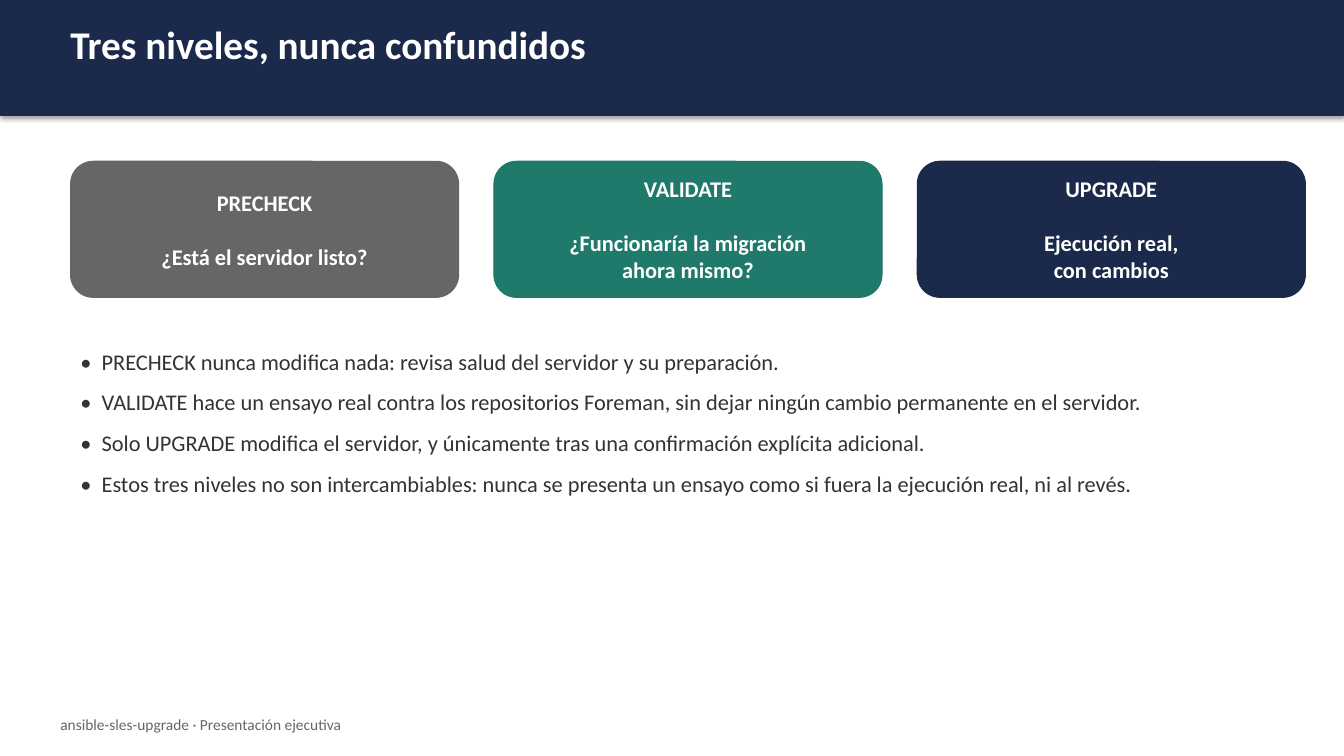
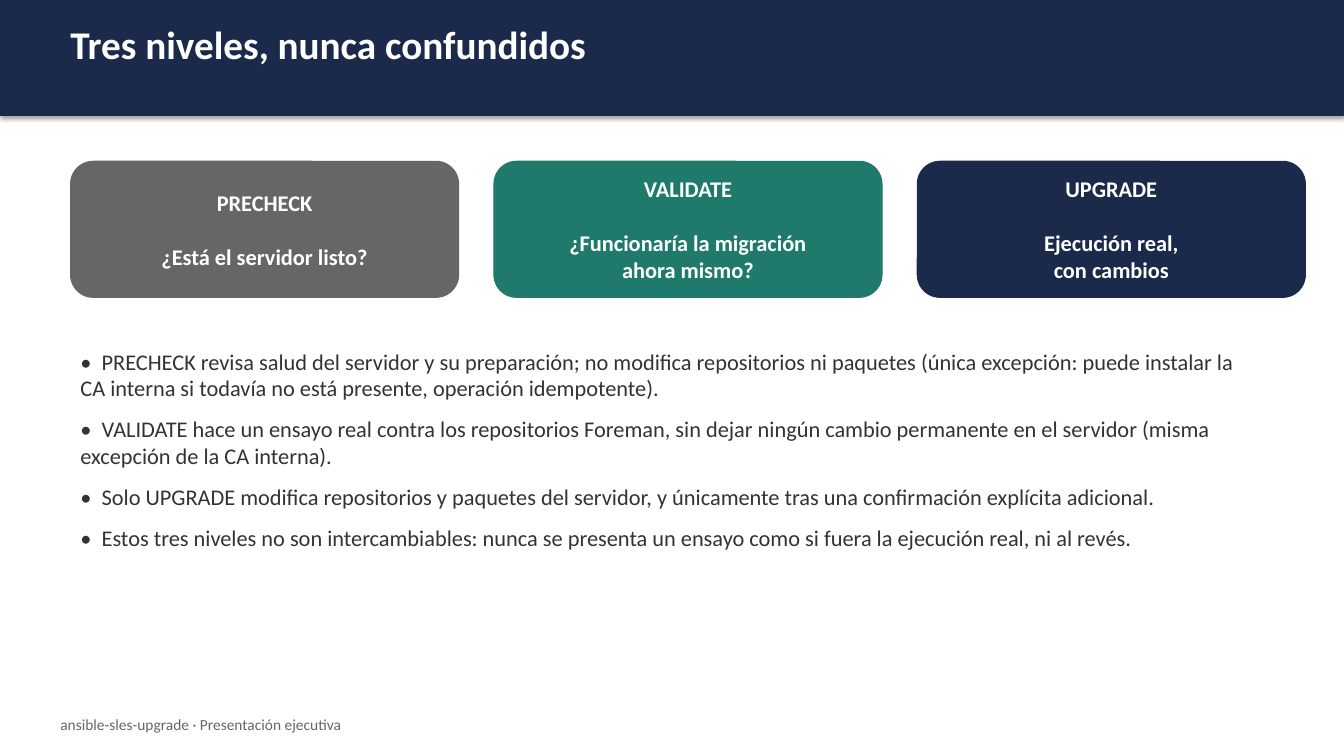
Before and after one commit to colcomerciodevs/Upgrade, a slide deck: slide 7 of sles15-upgradeV1/docs/presentacion/ansible-sles-upgrade-presentacion-ejecutiva.pptx. Drawn at 1344x756 pixels with LibreOffice and Linux fonts; fonts in the diff are those of the drawing. Boxes give left, top, right and bottom in pixels: in the first picture for what was removed or moved away, otherwise in the second. Text is boxed around its words. In the diff, an @@ line names an element or a change of style, - is before the commit and + after.

```diff
--- a/sles15-upgradeV1/docs/presentacion/ansible-sles-upgrade-presentacion-ejecutiva.pptx
+++ b/sles15-upgradeV1/docs/presentacion/ansible-sles-upgrade-presentacion-ejecutiva.pptx
@@ text at bbox=[80, 354, 1233, 509]: text changed @@
-• PRECHECK nunca modifica nada: revisa salud del servidor y su preparación.
-• VALIDATE hace un ensayo real contra los repositorios Foreman, sin dejar ningún cambio permanente en el servidor.
-• Solo UPGRADE modifica el servidor, y únicamente tras una confirmación explícita adicional.
+• PRECHECK revisa salud del servidor y su preparación; no modifica repositorios ni paquetes (única excepción: puede instalar la CA interna si todavía no está presente, operación idempotente).
+• VALIDATE hace un ensayo real contra los repositorios Foreman, sin dejar ningún cambio permanente en el servidor (misma excepción de la CA interna).
+• Solo UPGRADE modifica repositorios y paquetes del servidor, y únicamente tras una confirmación explícita adicional.
```
Also in this commit, not shown: 19 other files.
